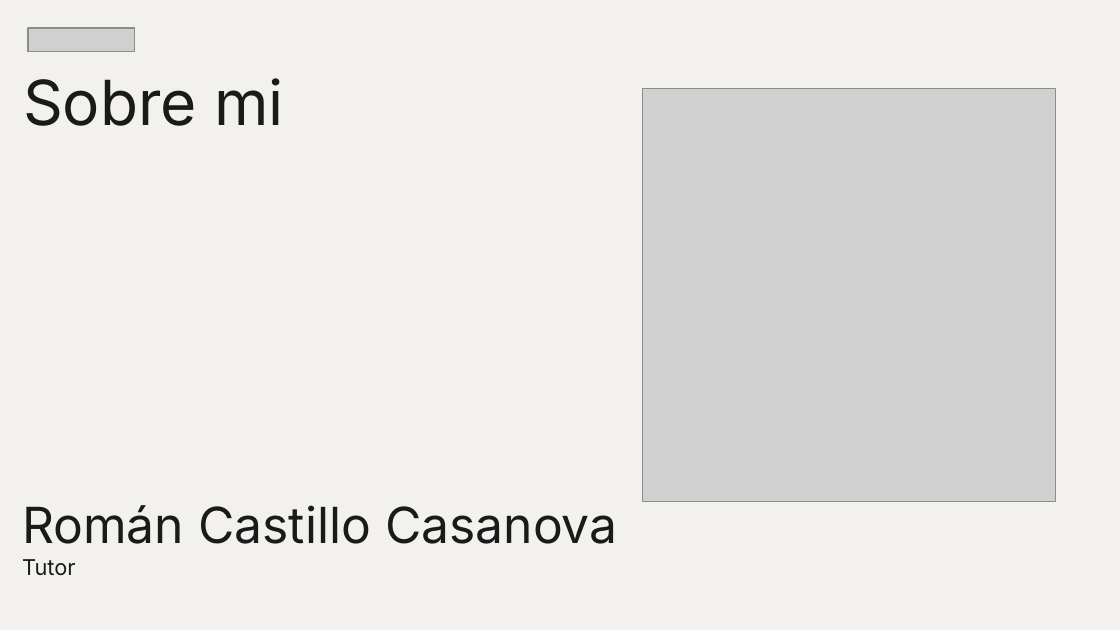
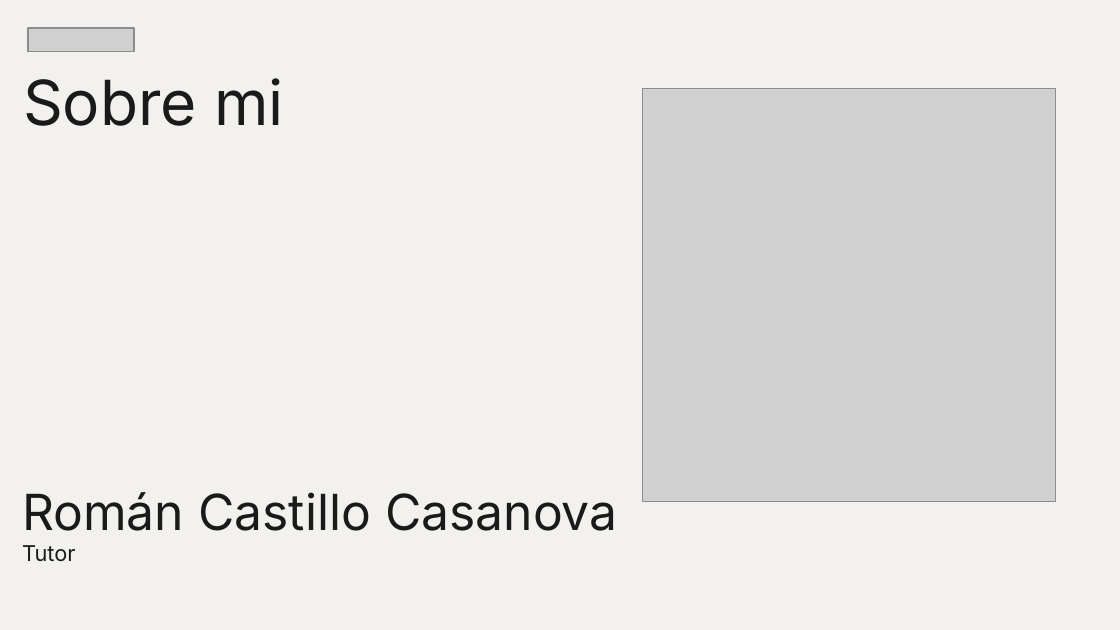
Before and after one commit to zyntonyson/bootcamp_ds_da, a slide deck: slide 3 of 00-da-v8-PostOnboarding/00-onboarding.pptx. Drawn at 1120x630 pixels with LibreOffice and Linux fonts; fonts in the diff are those of the drawing; grey boxes stand for pictures. Boxes give left, top, right and bottom in pixels: in the first picture for what was removed or moved away, otherwise in the second. Text is boxed around its words. In the diff, an @@ line names an element or a change of style, - is before the commit and + after.

```diff
--- a/00-da-v8-PostOnboarding/00-onboarding.pptx
+++ b/00-da-v8-PostOnboarding/00-onboarding.pptx
@@ title "Román Castillo Casanova Tutor": place and size @@
-title "Román Castillo Casanova Tutor" at bbox=[22, 505, 618, 576]
+title "Román Castillo Casanova Tutor" at bbox=[22, 492, 618, 562]
```
Also in this commit, not shown: 9 other slides changed, 9 slides added, 1 slide removed, 4 other files.
